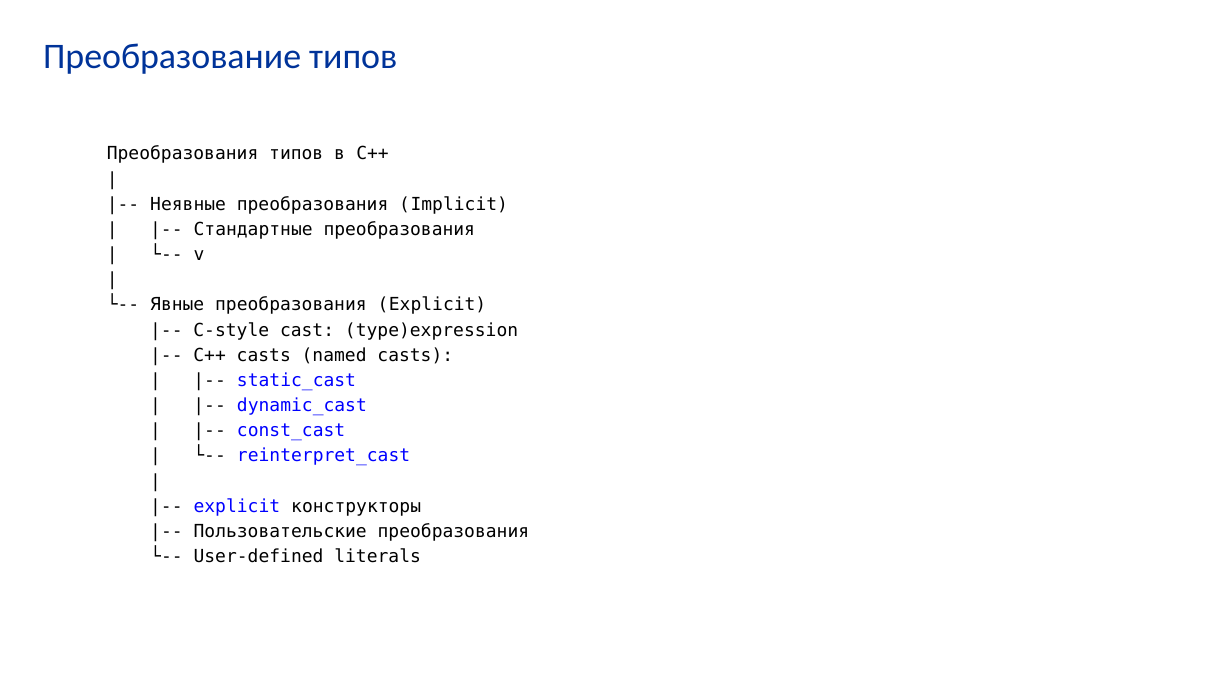
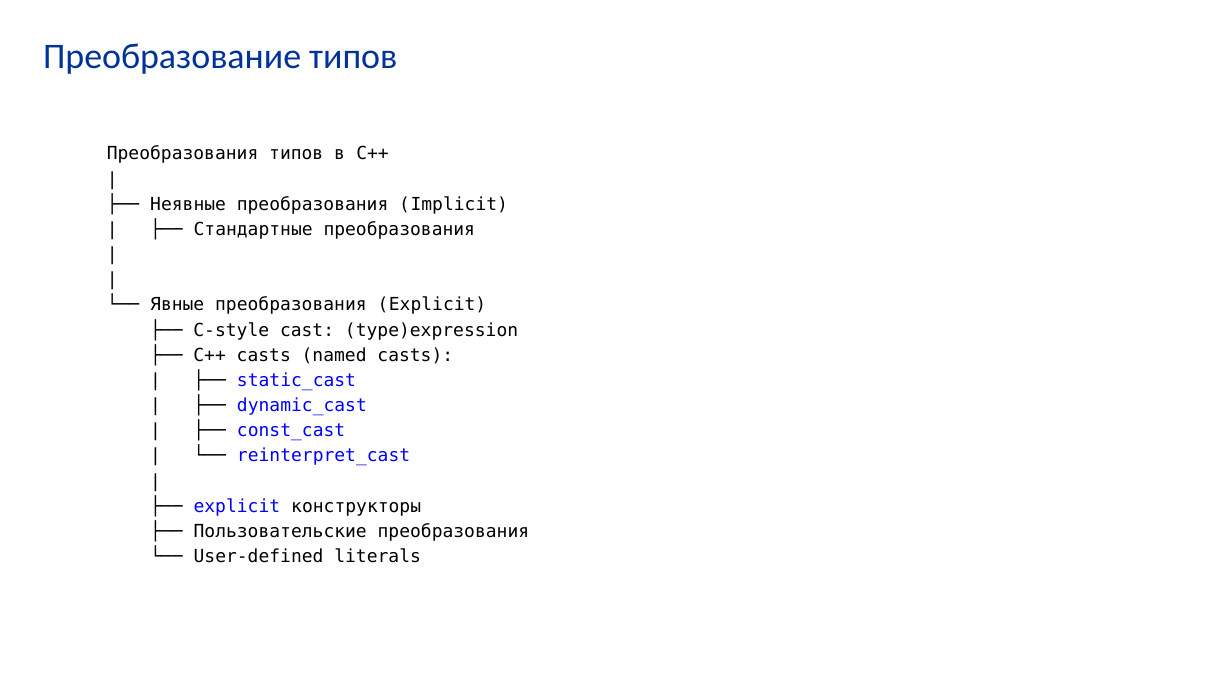
Before and after one commit to VladimirChabanov/alg_and_prog_2025, a slide deck: slide 120 of 01_lectures/lecture_06/presentation_cpp.pptx. Drawn at 1232x693 pixels with LibreOffice and Linux fonts; fonts in the diff are those of the drawing. Boxes give left, top, right and bottom in pixels: in the first picture for what was removed or moved away, otherwise in the second. Text is boxed around its words. In the diff, an @@ line names an element or a change of style, - is before the commit and + after.

```diff
--- a/01_lectures/lecture_06/presentation_cpp.pptx
+++ b/01_lectures/lecture_06/presentation_cpp.pptx
@@ text at (x1=150, y1=196, x2=508, y2=239): text changed @@
-|-- Неявные преобразования (Implicit)
-| |-- Стандартные преобразования
-| └-- v
+├── Неявные преобразования (Implicit)
+| ├── Стандартные преобразования
@@ text at (x1=150, y1=296, x2=518, y2=466): paragraphs removed @@
-└-- Явные преобразования (Explicit)
-|-- C-style cast: (type)expression
-|-- C++ casts (named casts):
-| |-- static_cast
-| |-- dynamic_cast
-| |-- const_cast
-| └-- reinterpret_cast
@@ text at (x1=150, y1=296, x2=530, y2=563): text changed @@
-|-- explicit конструкторы
-|-- Пользовательские преобразования
-└-- User-defined literals
+└── Явные преобразования (Explicit)
+├── C-style cast: (type)expression
+├── C++ casts (named casts):
+| ├── static_cast
+| ├── dynamic_cast
+| ├── const_cast
+| └── reinterpret_cast
+|
+├── explicit конструкторы
+├── Пользовательские преобразования
+└── User-defined literals
```
Also in this commit, not shown: 11 other slides changed, 1 slide added, 2 slides removed, 2 other files.
